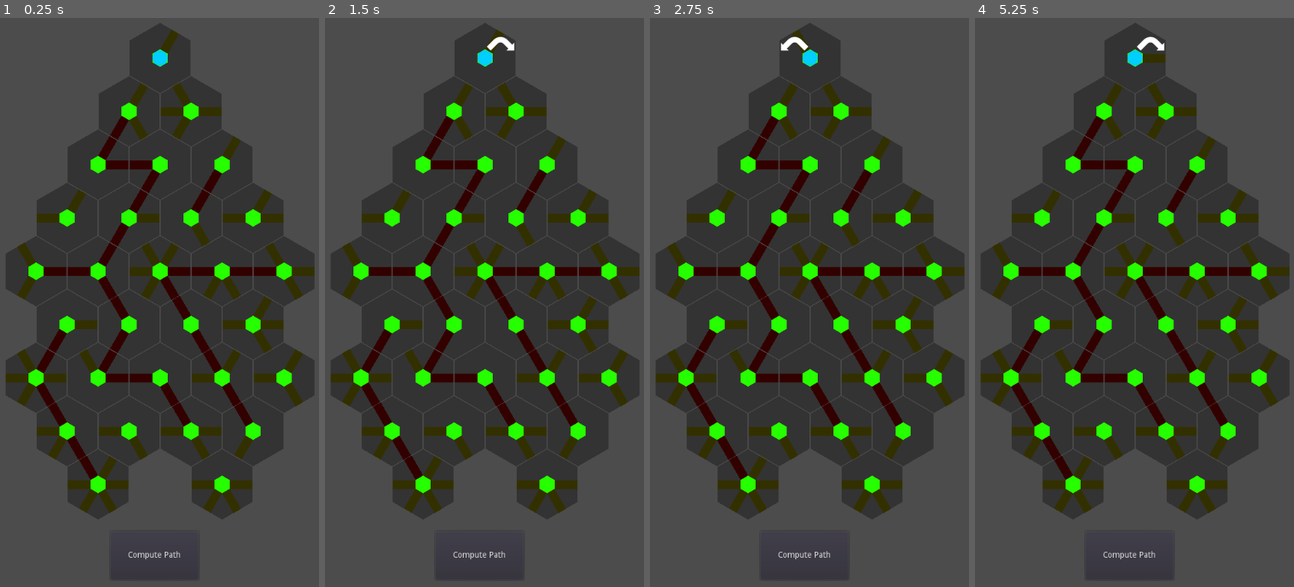
Above: before the commit, frames 1-4 (left to right).
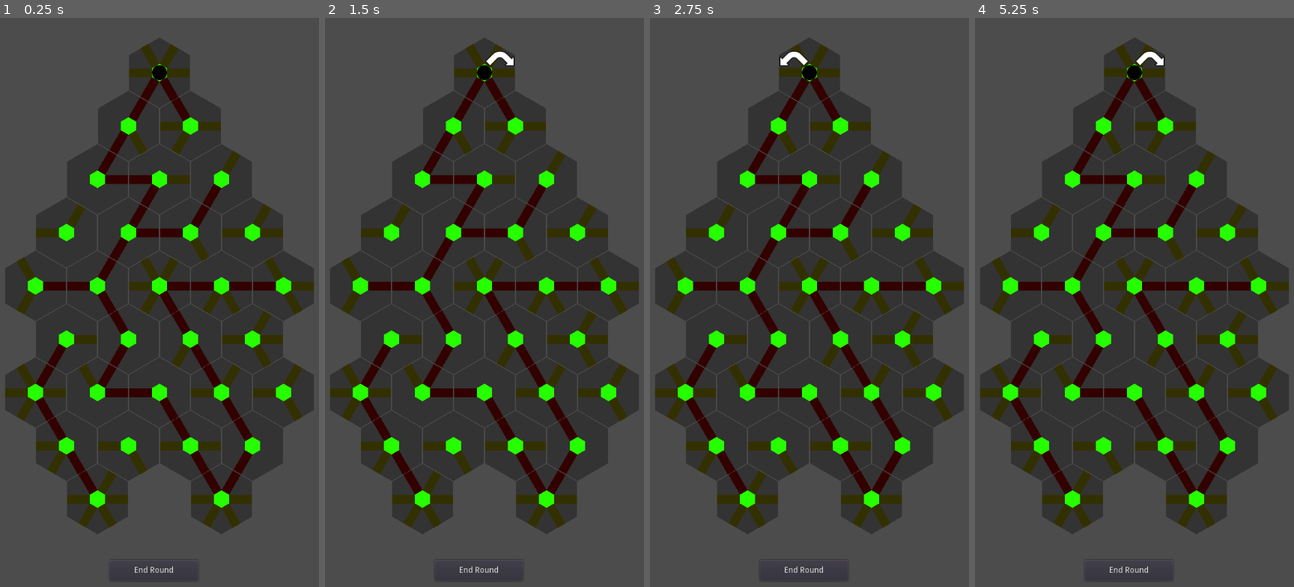
Above: after the commit, the same moments.

Repository: ollie-d/soul_weaver_LD53
Game: Godot game, scene res://Scenes/Levels/BaseLevel.tscn
The game is run twice, just before and just after one commit, with the same random seed, the same clock (stepped at 60 frames per second) and the same inputs.
Inputs (mouse positions are in pixels of both pictures, inside the frame that each line leads up to):
- Up to frame 1 (0.25 s): no input
- Up to frame 2 (1.5 s): click (468, 57) at 0.52 s; click (500, 57) at 1.27 s
- Up to frame 3 (2.75 s): click (793, 57) at 2.02 s
- Up to frame 4 (5.25 s): click (1150, 57) at 2.77 s; click (1118, 57) at 3.52 s; click (1150, 57) at 4.27 s; tap Enter at 5 s

The runs differ from the first frame. In frame 1, 29% of the frame differs, in the area x 1-99%, y 0-98%; in frame 2, 29%; in frame 3, 29%; in frame 4, 29%.

Commit message:
Progress
Okay, turning works, calculation of end works, now the actual turns need to be implemented.

Diff:
--- a/Godot/Scenes/Levels/BaseLevel.tscn
+++ b/Godot/Scenes/Levels/BaseLevel.tscn
@@ -8,15 +8,11 @@
 [node name="Level" type="Node2D"]
 
 [node name="Board" parent="." instance=ExtResource( 1 )]
+position = Vector2( -1, 25 )
 script = ExtResource( 3 )
 
 [node name="Start" parent="Board" instance=ExtResource( 2 )]
 position = Vector2( 513, 117 )
-path_90 = false
-path_150 = false
-path_210 = false
-path_270 = false
-path_330 = false
 tile_type = "Start"
 
 [node name="R1_00" parent="Board" instance=ExtResource( 2 )]
@@ -46,7 +42,6 @@
 [node name="R2_01" parent="Board" instance=ExtResource( 2 )]
 position = Vector2( 513, 299 )
 path_30 = false
-path_90 = false
 path_150 = false
 path_330 = false
 tile_type = "Neutral"
@@ -84,7 +79,6 @@
 position = Vector2( 566, 390 )
 path_90 = false
 path_210 = false
-path_270 = false
 path_330 = false
 tile_type = "Neutral"
 layer = 3
@@ -159,7 +153,6 @@
 position = Vector2( 566, 572 )
 path_30 = false
 path_90 = false
-path_210 = false
 path_270 = false
 tile_type = "Neutral"
 layer = 5
@@ -254,8 +247,6 @@
 
 [node name="Player_Win" parent="Board" instance=ExtResource( 2 )]
 position = Vector2( 619, 845 )
-path_30 = false
-path_330 = false
 tile_type = "Player_End"
 layer = 8
 astar_weight = 0.0
@@ -266,9 +257,9 @@
 
 [node name="Button" type="Button" parent="Board"]
 margin_left = 428.0
-margin_top = 925.0
+margin_top = 949.0
 margin_right = 579.0
-margin_bottom = 1008.0
-text = "Compute Path"
+margin_bottom = 985.0
+text = "End Round"
 
 [connection signal="pressed" from="Board/Button" to="Board" method="_on_Button_pressed"]
--- a/Godot/Scenes/PathFinder.gd
+++ b/Godot/Scenes/PathFinder.gd
@@ -67,9 +67,6 @@
 		path_enemy.append(_i)
 
 	# Check if either path goes to the end
-	print("Player path goes  to win:" + str(global_astar.astar_dict["Player_Win"] in path_player))
-	print("Enemy path goes  to win:" + str(global_astar.astar_dict["Enemy_Win"] in path_enemy))
-
 	var path = path_player
 	var player_win_connected = global_astar.astar_dict["Player_Win"] in path_player
 	var enemy_win_connected = global_astar.astar_dict["Enemy_Win"] in path_enemy
@@ -81,13 +78,26 @@
 	elif enemy_win_connected and not player_win_connected:
 		# If player win is not connected, choose enemy path if it is
 		path = path_enemy
-	else:
+	elif not enemy_win_connected and not player_win_connected:
 		# If neither goes to the end, choose the shortest path
 		if len(path_enemy) < len(path_player):
 			path = path_enemy
+	elif len(path_enemy) + len(path_player) == 0:
+		# If there is no path, doesn't matter?
+		pass
 
 	for item in global_astar.astar_dict.keys():
 		if global_astar.astar_dict[item] in path:
 			self.get_node(item).optimal_tile = true
 
-	pass # Replace with function body.
+	# Move soul to the next cell (if not trapped)
+	if len(path) > 1:
+		$Soul.position = get_node(global_astar.astar_dict.keys()[path[1]]).position
+
+		# Check if the end cell is an end condition
+		if global_astar.astar_dict.keys()[path[1]] == "Player_Win":
+			# Call next level OR game win function
+			print("Gz you win")
+		elif global_astar.astar_dict.keys()[path[1]] == "Enemy_Win":
+			# Call defeat
+			print("Oof, you lose")
--- a/Godot/Scenes/Soul.gd
+++ b/Godot/Scenes/Soul.gd
@@ -17,4 +17,4 @@
 
 
 func _on_Area_area_entered(area):
-	print(area)
+	pass
--- a/Godot/Scenes/Soul.tscn
+++ b/Godot/Scenes/Soul.tscn
@@ -10,7 +10,7 @@
 script = ExtResource( 2 )
 
 [node name="Sprite" type="Sprite" parent="."]
-modulate = Color( 0, 0.811765, 1, 1 )
+modulate = Color( 0, 0, 0, 1 )
 texture = ExtResource( 1 )
 
 [node name="Area" type="Area2D" parent="."]
--- a/Godot/Scenes/Tile.tscn
+++ b/Godot/Scenes/Tile.tscn
@@ -11,6 +11,150 @@
 [sub_resource type="CircleShape2D" id=2]
 radius = 77.2714
 
+[sub_resource type="Shader" id=3]
+code = "shader_type canvas_item;
+
+uniform vec4 color : hint_color = vec4(0.0, 0.0, 0.0, 1.0);
+uniform float width : hint_range(0, 10) = 1.0;
+uniform int pattern : hint_range(0, 2) = 0; // diamond, circle, square
+uniform bool inside = false;
+uniform bool add_margins = true; // only useful when inside is false
+
+void vertex() {
+	if (add_margins) {
+		VERTEX += (UV * 2.0 - 1.0) * width;
+	}
+}
+
+bool hasContraryNeighbour(vec2 uv, vec2 texture_pixel_size, sampler2D texture) {
+	for (float i = -ceil(width); i <= ceil(width); i++) {
+		float x = abs(i) > width ? width * sign(i) : i;
+		float offset;
+
+		if (pattern == 0) {
+			offset = width - abs(x);
+		} else if (pattern == 1) {
+			offset = floor(sqrt(pow(width + 0.5, 2) - x * x));
+		} else if (pattern == 2) {
+			offset = width;
+		}
+
+		for (float j = -ceil(offset); j <= ceil(offset); j++) {
+			float y = abs(j) > offset ? offset * sign(j) : j;
+			vec2 xy = uv + texture_pixel_size * vec2(x, y);
+
+			if ((xy != clamp(xy, vec2(0.0), vec2(1.0)) || texture(texture, xy).a == 0.0) == inside) {
+				return true;
+			}
+		}
+	}
+
+	return false;
+}
+
+void fragment() {
+	vec2 uv = UV;
+
+	if (add_margins) {
+		vec2 texture_pixel_size = vec2(1.0) / (vec2(1.0) / TEXTURE_PIXEL_SIZE + vec2(width * 2.0));
+
+		uv = (uv - texture_pixel_size * width) * TEXTURE_PIXEL_SIZE / texture_pixel_size;
+
+		if (uv != clamp(uv, vec2(0.0), vec2(1.0))) {
+			COLOR.a = 0.0;
+		} else {
+			COLOR = texture(TEXTURE, uv);
+		}
+	} else {
+		COLOR = texture(TEXTURE, uv);
+	}
+
+	if ((COLOR.a > 0.0) == inside && hasContraryNeighbour(uv, TEXTURE_PIXEL_SIZE, TEXTURE)) {
+		COLOR.rgb = inside ? mix(COLOR.rgb, color.rgb, color.a) : color.rgb;
+		COLOR.a += (1.0 - COLOR.a) * color.a;
+	}
+}"
+
+[sub_resource type="ShaderMaterial" id=4]
+shader = SubResource( 3 )
+shader_param/color = Color( 0, 0, 0, 1 )
+shader_param/width = 1.0
+shader_param/pattern = 0
+shader_param/inside = false
+shader_param/add_margins = true
+
+[sub_resource type="Shader" id=5]
+code = "shader_type canvas_item;
+
+uniform vec4 color : hint_color = vec4(0.0, 0.0, 0.0, 1.0);
+uniform float width : hint_range(0, 10) = 1.0;
+uniform int pattern : hint_range(0, 2) = 0; // diamond, circle, square
+uniform bool inside = false;
+uniform bool add_margins = true; // only useful when inside is false
+
+void vertex() {
+	if (add_margins) {
+		VERTEX += (UV * 2.0 - 1.0) * width;
+	}
+}
+
+bool hasContraryNeighbour(vec2 uv, vec2 texture_pixel_size, sampler2D texture) {
+	for (float i = -ceil(width); i <= ceil(width); i++) {
+		float x = abs(i) > width ? width * sign(i) : i;
+		float offset;
+
+		if (pattern == 0) {
+			offset = width - abs(x);
+		} else if (pattern == 1) {
+			offset = floor(sqrt(pow(width + 0.5, 2) - x * x));
+		} else if (pattern == 2) {
+			offset = width;
+		}
+
+		for (float j = -ceil(offset); j <= ceil(offset); j++) {
+			float y = abs(j) > offset ? offset * sign(j) : j;
+			vec2 xy = uv + texture_pixel_size * vec2(x, y);
+
+			if ((xy != clamp(xy, vec2(0.0), vec2(1.0)) || texture(texture, xy).a == 0.0) == inside) {
+				return true;
+			}
+		}
+	}
+
+	return false;
+}
+
+void fragment() {
+	vec2 uv = UV;
+
+	if (add_margins) {
+		vec2 texture_pixel_size = vec2(1.0) / (vec2(1.0) / TEXTURE_PIXEL_SIZE + vec2(width * 2.0));
+
+		uv = (uv - texture_pixel_size * width) * TEXTURE_PIXEL_SIZE / texture_pixel_size;
+
+		if (uv != clamp(uv, vec2(0.0), vec2(1.0))) {
+			COLOR.a = 0.0;
+		} else {
+			COLOR = texture(TEXTURE, uv);
+		}
+	} else {
+		COLOR = texture(TEXTURE, uv);
+	}
+
+	if ((COLOR.a > 0.0) == inside && hasContraryNeighbour(uv, TEXTURE_PIXEL_SIZE, TEXTURE)) {
+		COLOR.rgb = inside ? mix(COLOR.rgb, color.rgb, color.a) : color.rgb;
+		COLOR.a += (1.0 - COLOR.a) * color.a;
+	}
+}"
+
+[sub_resource type="ShaderMaterial" id=6]
+shader = SubResource( 5 )
+shader_param/color = Color( 0, 0, 0, 1 )
+shader_param/width = 1.0
+shader_param/pattern = 0
+shader_param/inside = false
+shader_param/add_margins = true
+
 [node name="Tile" type="Node2D"]
 script = ExtResource( 2 )
 tile_type = ""
@@ -55,6 +199,7 @@
 shape = SubResource( 2 )
 
 [node name="Arrow_Left" type="TextureButton" parent="."]
+material = SubResource( 4 )
 margin_left = -50.0
 margin_top = -36.0
 margin_right = -3.0
@@ -63,6 +208,7 @@
 texture_hover = ExtResource( 4 )
 
 [node name="Arrow_Right" type="TextureButton" parent="."]
+material = SubResource( 6 )
 margin_left = 3.0
 margin_top = -36.0
 margin_right = 50.0
Not shown: 1 places in Godot/Scenes/Tile.tscn that only renumber resources
Not shown, added: Misc/Progress/demo000.gif
